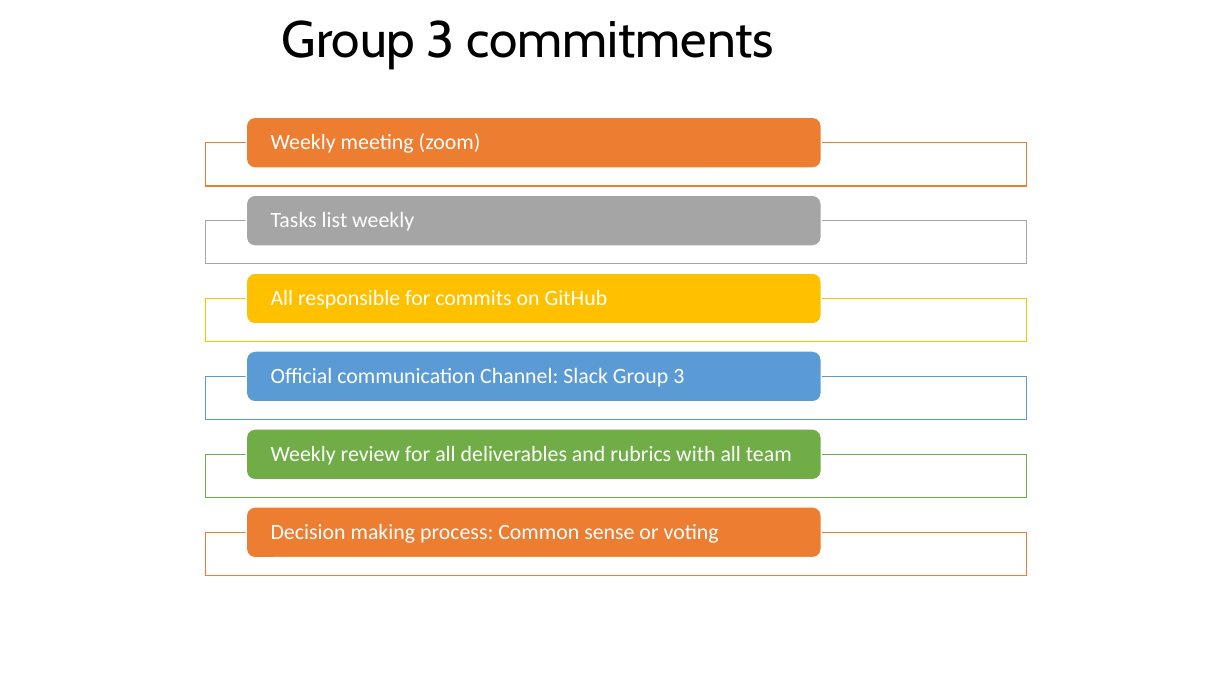
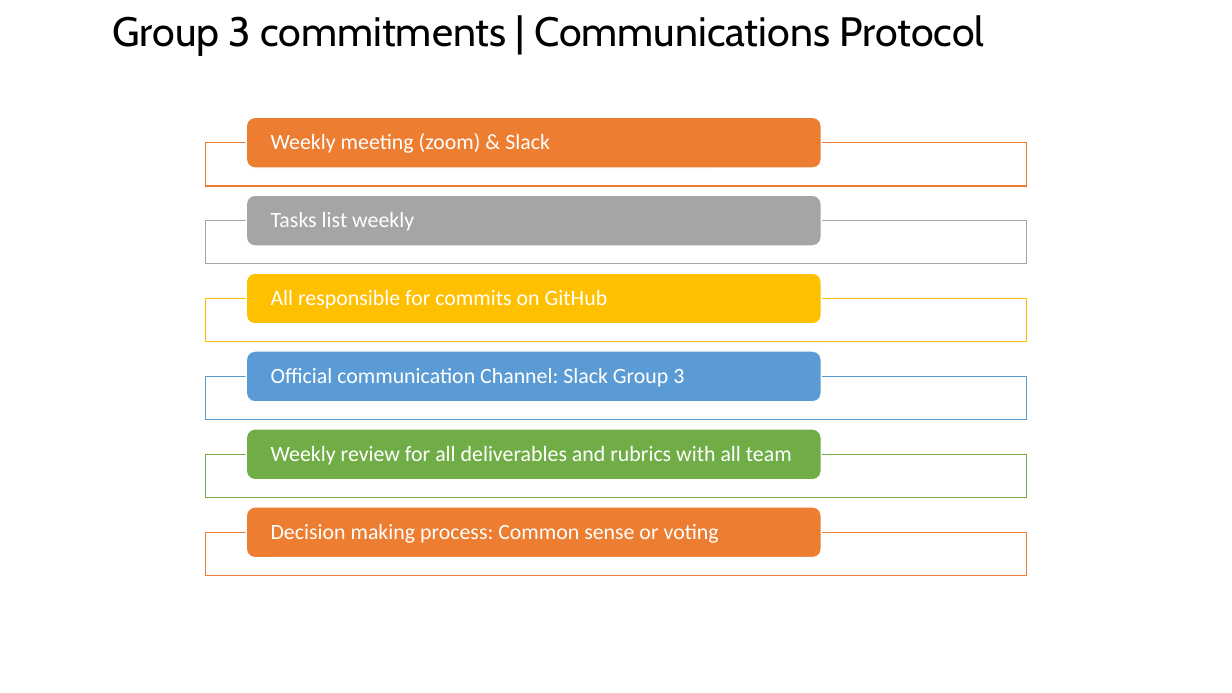
Before and after one commit to ByronKrauskopf/ML_Movie_Recommendations_Systems, a slide deck: slide 1 of Resources/Project-Roadmap-PowerPoint-Group3.pptx. Drawn at 1232x693 pixels with LibreOffice and Linux fonts; fonts in the diff are those of the drawing. Boxes give left, top, right and bottom in pixels: in the first picture for what was removed or moved away, otherwise in the second. Text is boxed around its words. In the diff, an @@ line names an element or a change of style, - is before the commit and + after.

```diff
--- a/Resources/Project-Roadmap-PowerPoint-Group3.pptx
+++ b/Resources/Project-Roadmap-PowerPoint-Group3.pptx
@@ text at (113, 15, 984, 56): text changed; size 40 to 32 pt @@
-Group 3 commitments
+Group 3 commitments | Communications Protocol
@@ text at (271, 133, 550, 153): text changed @@
-Weekly meeting (zoom)
+Weekly meeting (zoom) & Slack
```
Also in this commit, not shown: 2 other slides changed.
